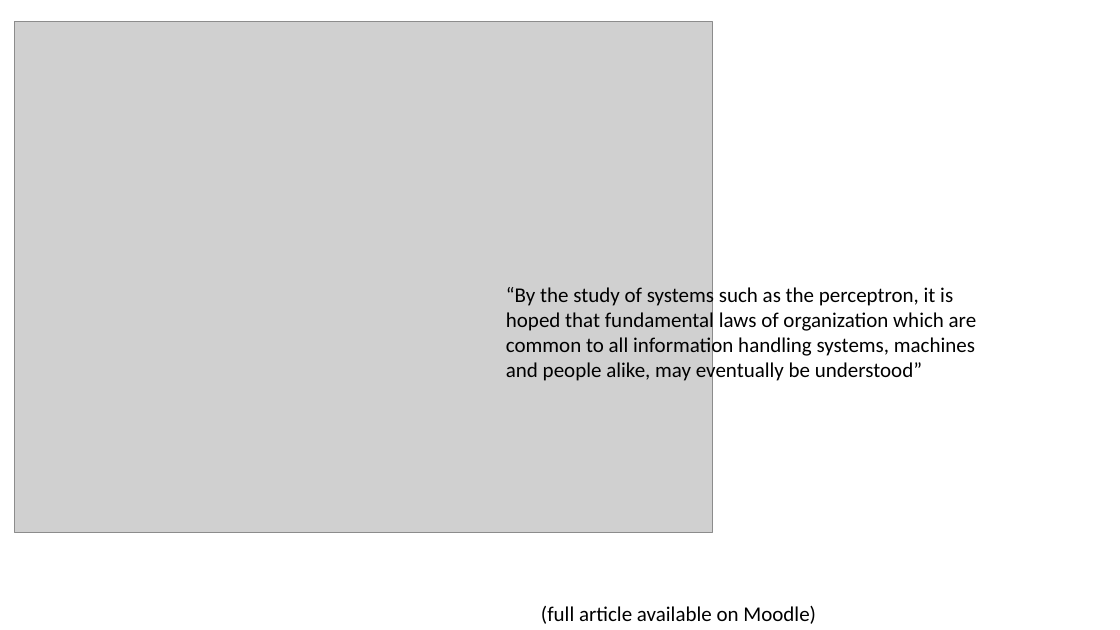
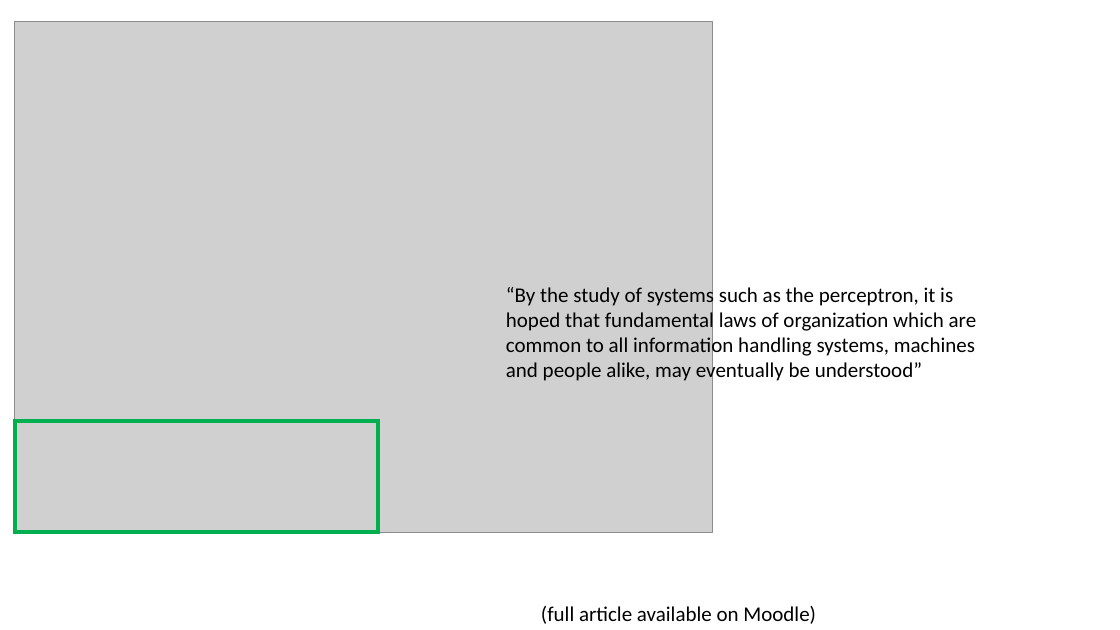
Before and after one commit to russellu/cs405, a slide deck: slide 9 of Lecture_09.pptx. Drawn at 1120x630 pixels with LibreOffice and Linux fonts; fonts in the diff are those of the drawing; grey boxes stand for pictures. Boxes give left, top, right and bottom in pixels: in the first picture for what was removed or moved away, otherwise in the second. Text is boxed around its words. In the diff, an @@ line names an element or a change of style, - is before the commit and + after.

```diff
--- a/Lecture_09.pptx
+++ b/Lecture_09.pptx
@@ rectangle added at box(15, 422, 378, 533), outline #00B050 3 pt @@
```
Also in this commit, not shown: 6 other slides changed, 2 slides added, 2 slides removed, 1 other file.
